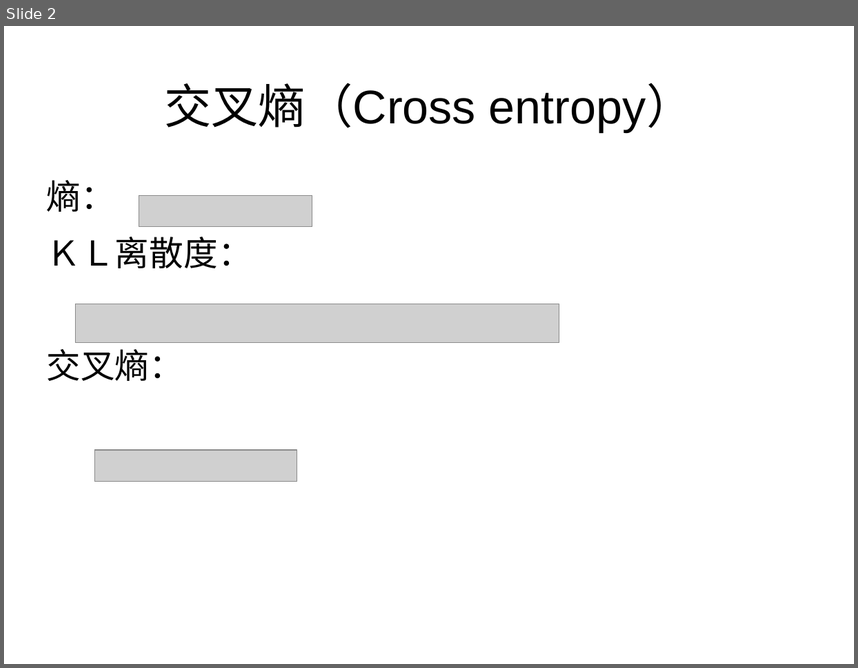
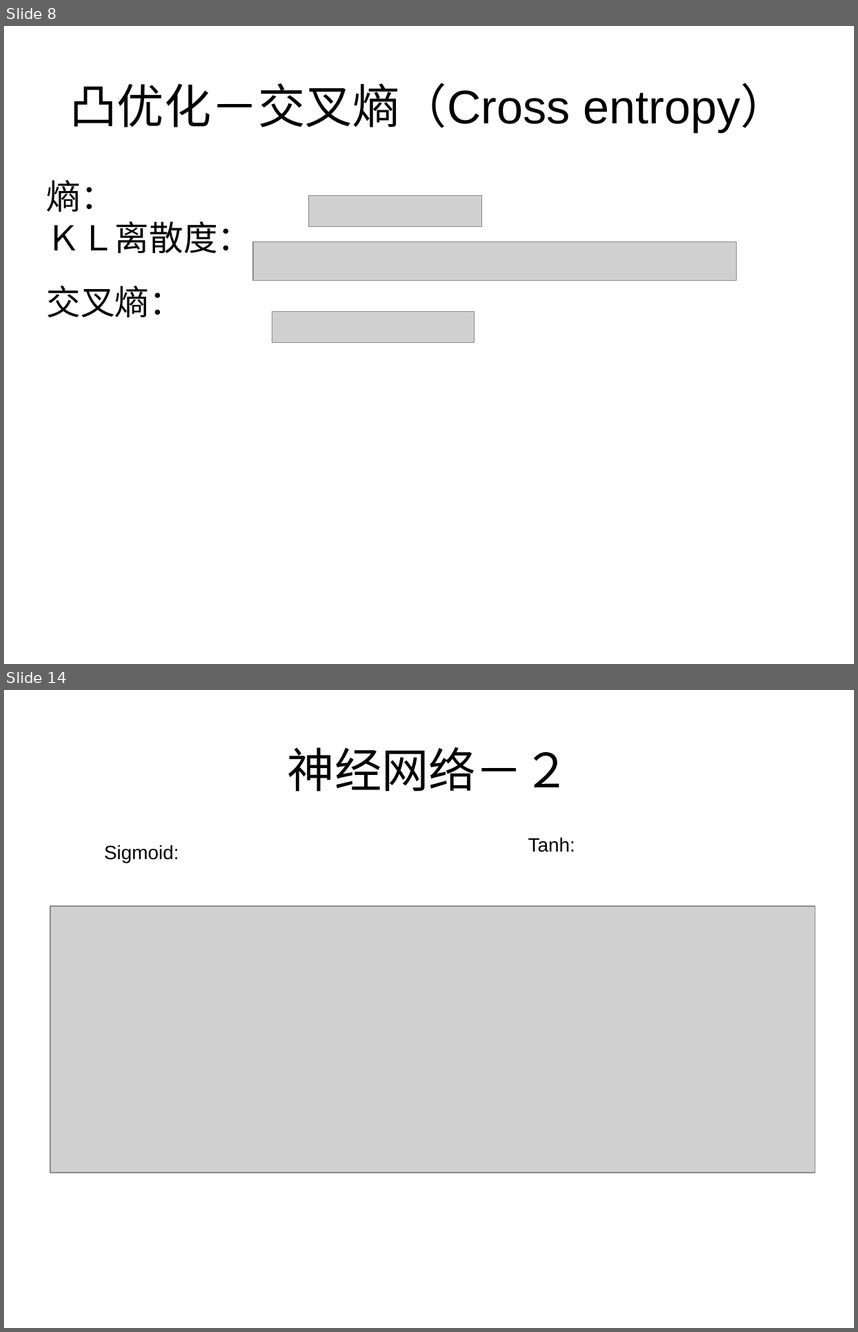
Before and after one commit to qqqil/tensorflow_test, a slide deck: docs/nn.odp. Shown one above the other, each under a label of ours: slide 2 before the commit, slides 8 and 14 after it; the slides between them are not shown. The pictures are 858x668 and 858x1332 pixels, drawn with LibreOffice and Linux fonts; fonts in the diff are those of the drawing; grey boxes stand for pictures. Boxes give left, top, right and bottom in pixels: in the first picture for what was removed or moved away, otherwise in the second. Text is boxed around its words. In the diff, an @@ line names an element or a change of style, - is before the commit and + after.

```diff
--- a/docs/nn.odp
+++ b/docs/nn.odp
@@ slide 14 added at [4, 690, 854, 1328], background #FFFFFF @@
@@ title added at [288, 747, 570, 791], 44 pt, text #000000 @@
+神经网络－２
@@ text added at [104, 845, 179, 862], 18 pt, text #000000 @@
+Sigmoid:
@@ text added at [528, 837, 575, 852], 18 pt, text #000000 @@
+Tanh:
@@ picture added at [50, 906, 815, 1172] @@
@@ what was slide 2 is now slide 8 @@
@@ slide 8 changed as well @@
@@ text at [70, 83, 789, 132]: text changed @@
-交叉熵（Cross entropy）
+凸优化－交叉熵（Cross entropy）
@@ text "熵：" at [47, 180, 252, 317]: less space between paragraphs @@
@@ picture: place and size @@
-picture at [139, 195, 312, 227]
+picture at [309, 195, 482, 226]
@@ picture: place and size @@
-picture at [95, 450, 297, 481]
+picture at [253, 242, 737, 281]
@@ picture: place and size @@
-picture at [76, 303, 559, 342]
+picture at [272, 312, 475, 342]
```
Also in this commit, not shown: 1 other slide changed, 18 other slides added, 2 slides removed, 31 other files.
